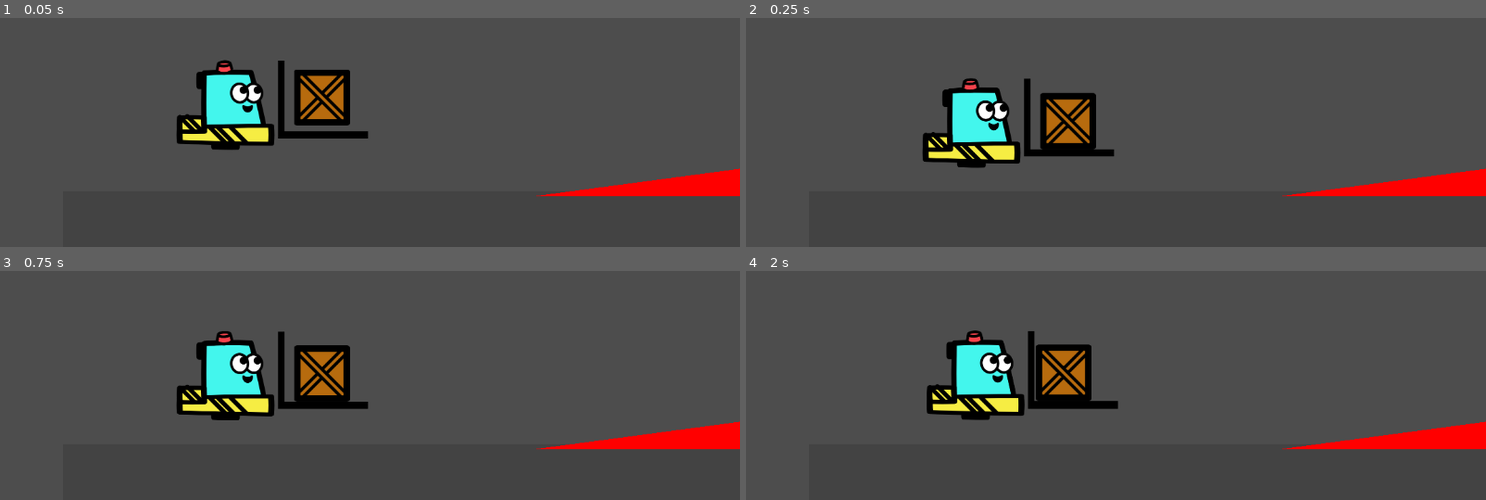
Above: before the commit, frames 1-4 (two rows, left to right).
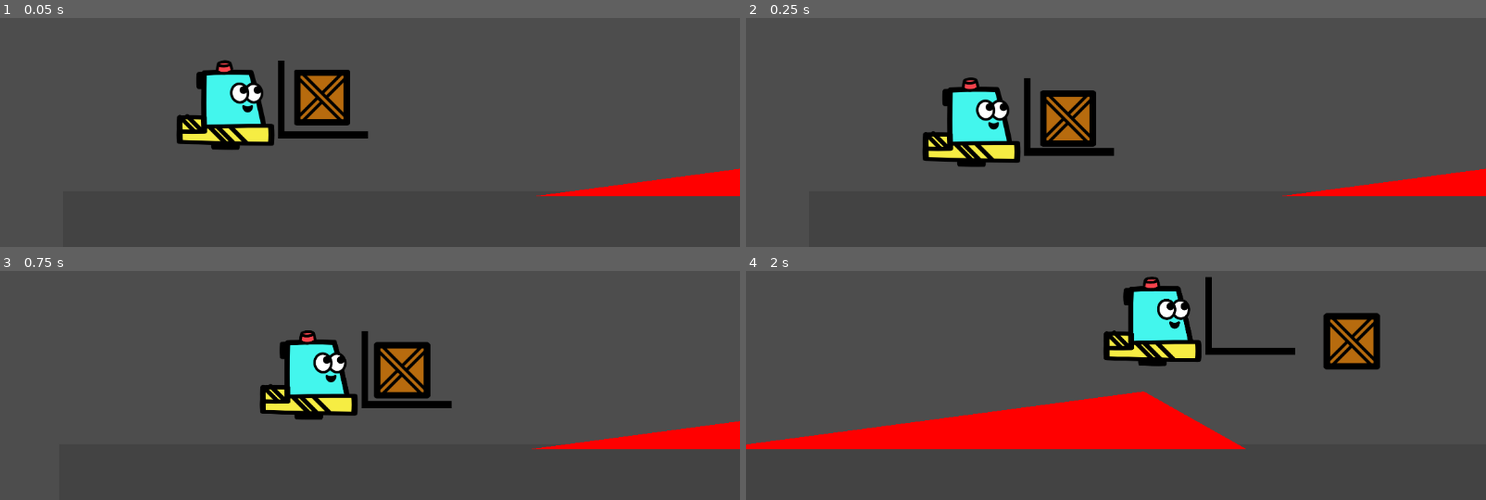
Above: after the commit, the same moments.

Repository: CourtlandCrouchet/OneTrip
Game: Godot game, scene res://Scenes/PhysicsTesting.tscn
The game is run twice, just before and just after one commit, with the same random seed, the same clock (stepped at 60 frames per second) and the same inputs. This scene is started directly instead of the project's main scene.
Inputs:
- Up to frame 1 (0.05 s): no input
- Up to frame 2 (0.25 s): no input
- Up to frame 3 (0.75 s): tap Enter (ui_accept) at 0.5 s; hold Right (move_right) from 0.53 s (still down)
- Up to frame 4 (2 s): keep holding Right (move_right); tap Enter (ui_accept) at 0.77, 1.52 s

Frame 1 is identical in both runs. In frame 2, 1.6% of the frame differs, in the area x 23-50%, y 25-66%; in frame 3, 9.3%; in frame 4, 23%, in the area x 0-100%, y 2-79%.

Commit message:
stuff

Diff:
--- a/Scenes/PhysicsTesting.tscn
+++ b/Scenes/PhysicsTesting.tscn
@@ -83,7 +83,6 @@
 
 [node name="Box" type="RigidBody2D" parent="."]
 position = Vector2(80.0656, -8.42081)
-mass = 0.1
 physics_material_override = SubResource("PhysicsMaterial_vu0hk")
 linear_damp = 1.0
 angular_damp = 1.0
--- a/Scenes/player_controller.gd
+++ b/Scenes/player_controller.gd
@@ -37,4 +37,4 @@
 		if collision.get_collider() is RigidBody2D:
 			var rb = collision.get_collider() as RigidBody2D
 			var push_force = (PUSH_FORCE * velocity.length() / SPEED) + MIN_PUSH_FORCE
-			rb.apply_central_force(-collision.get_normal() * push_force)
+			rb.apply_central_impulse(-collision.get_normal() * push_force)
